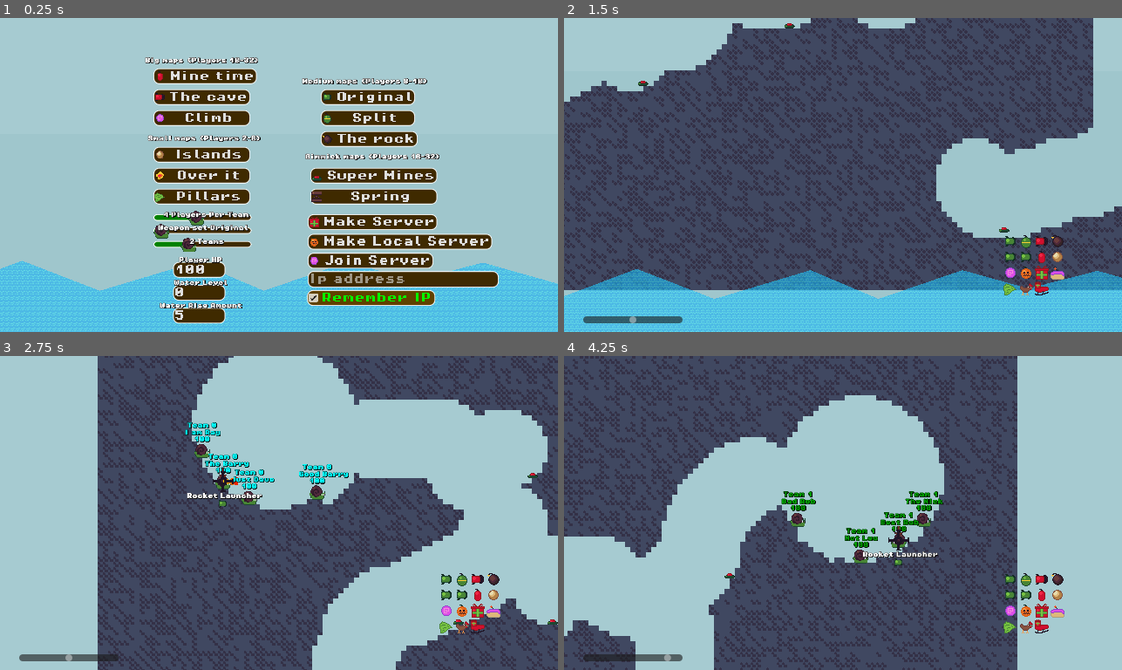
Above: before the commit, frames 1-4 (two rows, left to right).
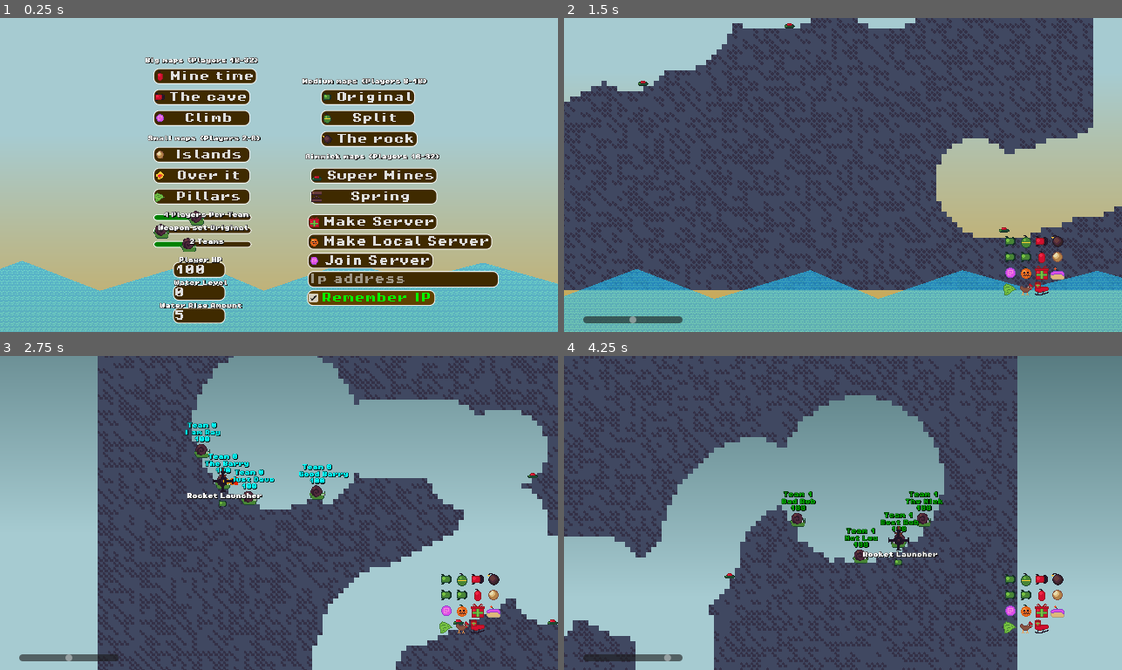
Above: after the commit, the same moments.

Repository: codingbanana21/Snail-Wars
Game: Godot game, scene res://scenes/main_menu.tscn
Same seed, same stepped clock (60 frames per second), same inputs: the game is played once before the commit and once after it.
Inputs (mouse positions are in pixels of both pictures, inside the frame that each line leads up to):
- Up to frame 1 (0.25 s): no input
- Up to frame 2 (1.5 s): click (965, 278) at 0.52 s; type "12" at 0.6 s; click "Mine time" at 1.25 s
- Up to frame 3 (2.75 s): tap Enter (skip) at 2 s; move the mouse to (401, 497) at 2.02 s; press the mouse at (401, 497) at 2.03 s; hold D (right) from 2.03 s (still down); tap W (jump) at 2.27 s
- Up to frame 4 (4.25 s): move the mouse to (731, 528) at 2.77 s; release the mouse at (731, 528) at 2.78 s; tap Mouse wheel down (last_weapon) at 2.85 s; tap W (jump) at 3.02 s; move the mouse to (898, 443) at 3.52 s; release D (right) at 3.53 s; hold A (left) from 3.53 s (still down); right-click (898, 443) at 3.6 s

The runs differ from the first frame. In frame 1, 34% of the frame differs, in the area x 0-100%, y 53-100%; in frame 2, 22%; in frame 3, 20%; in frame 4, 24%.

Commit message:
Background update

Diff:
--- /dev/null
+++ b/assets/fonts/gradient.gdshader
@@ -0,0 +1,8 @@
+shader_type canvas_item;
+
+uniform vec4 color_up : source_color = vec4(1.0);
+uniform vec4 color_down : source_color = vec4(1.0);
+
+void fragment() {
+	COLOR = mix(color_up, color_down, UV.y);
+}
--- a/maps/map.tscn
+++ b/maps/map.tscn
@@ -2,6 +2,7 @@
 
 [ext_resource type="Script" uid="uid://fcqmls4eg5v3" path="res://scripts/map.gd" id="1_paxxb"]
 [ext_resource type="Texture2D" uid="uid://gtooojic0pkn" path="res://maps/world_tileset.png" id="2_gldc4"]
+[ext_resource type="Shader" uid="uid://c4wgxq1we7anv" path="res://assets/fonts/gradient.gdshader" id="3_d6q2c"]
 [ext_resource type="Texture2D" uid="uid://drlmc4vi0ri0h" path="res://maps/water.png" id="3_uwjdf"]
 
 [sub_resource type="TileSetAtlasSource" id="TileSetAtlasSource_ers5l"]
@@ -91,6 +92,16 @@
 terrain_set_0/terrain_2/color = Color(0.22352941, 0.5019608, 0.5764706, 1)
 sources/0 = SubResource("TileSetAtlasSource_ers5l")
 
+[sub_resource type="ShaderMaterial" id="ShaderMaterial_p5exx"]
+shader = ExtResource("3_d6q2c")
+shader_parameter/color_up = Color(0.6509804, 0.79607844, 0.81960785, 1)
+shader_parameter/color_down = Color(0.81960785, 0.6313726, 0.23529412, 1)
+
+[sub_resource type="ShaderMaterial" id="ShaderMaterial_d6q2c"]
+shader = ExtResource("3_d6q2c")
+shader_parameter/color_up = Color(0.29014534, 0.4282999, 0.4499061, 1)
+shader_parameter/color_down = Color(0.6509804, 0.79607844, 0.81960785, 1)
+
 [node name="Map" type="Node2D" unique_id=1199139245 groups=["Map"]]
 script = ExtResource("1_paxxb")
 
@@ -112,11 +123,19 @@
 
 [node name="Background2" type="ColorRect" parent="." unique_id=1182561794]
 z_index = -1
+material = SubResource("ShaderMaterial_p5exx")
 offset_left = -1287.0
 offset_top = -334.0
 offset_right = 1251.0
 offset_bottom = 103.0
-color = Color(0.6007436, 0.75808835, 0.7835647, 0.5411765)
+
+[node name="Background3" type="ColorRect" parent="." unique_id=1664429898]
+z_index = -1
+material = SubResource("ShaderMaterial_d6q2c")
+offset_left = -1287.0
+offset_top = -2048.0
+offset_right = 1251.0
+offset_bottom = -1611.0
 
 [node name="Water" type="Polygon2D" parent="." unique_id=699509189]
 z_index = 1
--- a/scenes/main_menu.tscn
+++ b/scenes/main_menu.tscn
@@ -4,6 +4,7 @@
 [ext_resource type="AudioStream" uid="uid://6kba5togvlgl" path="res://assets/sounds/battleThemeA.mp3" id="2_hstxw"]
 [ext_resource type="Texture2D" uid="uid://drlmc4vi0ri0h" path="res://maps/water.png" id="2_rcqid"]
 [ext_resource type="LabelSettings" uid="uid://cm76igu117yxn" path="res://assets/fonts/main_label_theme.tres" id="3_1ajci"]
+[ext_resource type="Shader" uid="uid://c4wgxq1we7anv" path="res://assets/fonts/gradient.gdshader" id="3_8egab"]
 [ext_resource type="FontFile" uid="uid://beb0vnnahy1kh" path="res://assets/fonts/PixelOperator8-Bold.ttf" id="4_7b55j"]
 [ext_resource type="Texture2D" uid="uid://b7fgok4ioqjf" path="res://assets/images/tnt.png" id="5_5pajh"]
 [ext_resource type="PackedScene" uid="uid://d13cid3q1ddw8" path="res://scenes/map_button.tscn" id="7_7b55j"]
@@ -20,6 +21,11 @@
 [ext_resource type="Texture2D" uid="uid://hlawjbs0m0s4" path="res://assets/images/spring.png" id="16_8egab"]
 [ext_resource type="Texture2D" uid="uid://cd6j10f3xc22c" path="res://assets/images/pumkin_grenade.png" id="16_j7ex8"]
 
+[sub_resource type="ShaderMaterial" id="ShaderMaterial_fo7mc"]
+shader = ExtResource("3_8egab")
+shader_parameter/color_up = Color(0.6509804, 0.79607844, 0.81960785, 1)
+shader_parameter/color_down = Color(0.81960785, 0.6313726, 0.23529412, 1)
+
 [node name="MainMenu" type="Node2D" unique_id=2137944541]
 script = ExtResource("1_flqon")
 
@@ -36,11 +42,11 @@
 
 [node name="Background2" type="ColorRect" parent="Menu" unique_id=620597901]
 z_index = -1
+material = SubResource("ShaderMaterial_fo7mc")
 offset_left = -1287.0
 offset_top = -238.0
 offset_right = 1217.0
 offset_bottom = 162.0
-color = Color(0.6007436, 0.75808835, 0.7835647, 0.5411765)
 
 [node name="Water" type="Polygon2D" parent="Menu" unique_id=194337542]
 texture_repeat = 2
Not shown, added: assets/fonts/gradient.gdshader.uid
